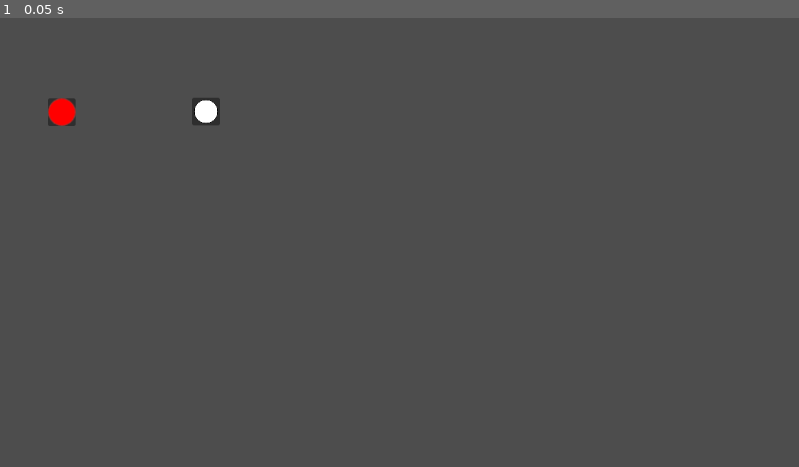
Above: before the commit, frame 1.
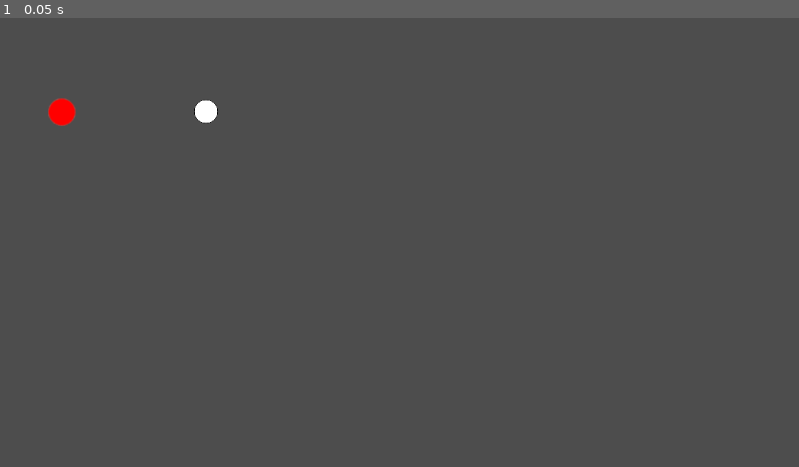
Above: after the commit, the same moment.

Repository: wtgjohnson/dragAndDropTest
Game: Godot game, scene res://test.tscn
Same seed, same stepped clock (60 frames per second), same inputs: the game is played once before the commit and once after it.
Inputs:
- Up to frame 1 (0.05 s): no input

The runs differ from the first frame. In frame 1, 0.1% of the frame differs, in the area x 6-28%, y 17-25%.

Commit message:
Made control node invisible

Diff:
--- a/test.tscn
+++ b/test.tscn
@@ -20,3 +20,5 @@
 offset_right = 317.0
 offset_bottom = 155.0
 texture = ExtResource("3_gl6qr")
+
+[editable path="TextureRect2"]
--- a/texture_rect.tscn
+++ b/texture_rect.tscn
@@ -10,6 +10,7 @@
 script = ExtResource("2_6ga4w")
 
 [node name="Panel" type="Panel" parent="."]
+visible = false
 show_behind_parent = true
 layout_mode = 0
 offset_right = 40.0
